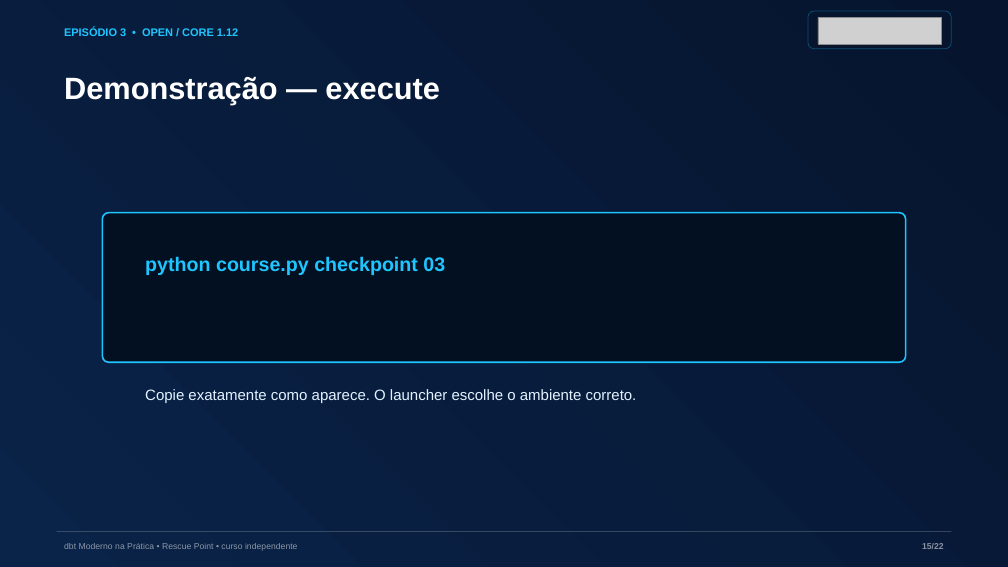
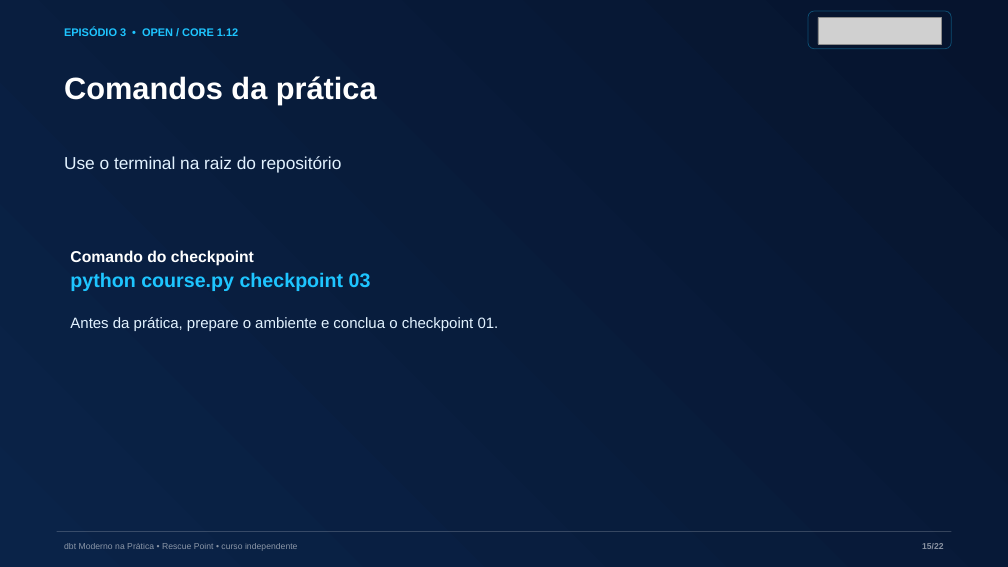
Before and after one commit to AnselmoBorges/dbt-moderno-na-pratica, a slide deck: slide 15 of assets/decks/episodio-03-metricflow-local.pptx. Drawn at 1008x567 pixels with LibreOffice and Linux fonts; fonts in the diff are those of the drawing; grey boxes stand for pictures. Boxes give left, top, right and bottom in pixels: in the first picture for what was removed or moved away, otherwise in the second. Text is boxed around its words. In the diff, an @@ line names an element or a change of style, - is before the commit and + after.

Commit message:
docs: inclui roteiros, comandos copiáveis e evidências das aulas

```diff
--- a/assets/decks/episodio-03-metricflow-local.pptx
+++ b/assets/decks/episodio-03-metricflow-local.pptx
@@ text at (x1=64, y1=76, x2=377, y2=104): text changed @@
-Demonstração — execute
+Comandos da prática
@@ text added at (x1=64, y1=156, x2=342, y2=172), 16.5 pt, text #E2F2FF @@
+Use o terminal na raiz do repositório
@@ rounded rectangle removed at (x1=102, y1=212, x2=905, y2=362) @@
@@ text "python course.py checkpoint 03" moved from (x1=145, y1=256, x2=445, y2=275) to (x1=70, y1=272, x2=371, y2=291) @@
@@ text added at (x1=70, y1=250, x2=254, y2=266), 15 pt, text #FFFFFF, bold @@
+Comando do checkpoint
@@ text added at (x1=70, y1=317, x2=499, y2=331), 14.2 pt, text #E2F2FF @@
+Antes da prática, prepare o ambiente e conclua o checkpoint 01.
@@ text removed at (x1=145, y1=389, x2=637, y2=403) @@
-Copie exatamente como aparece. O launcher escolhe o ambiente correto.
```
Also in this commit, not shown: 1 other slide changed, 39 other files.
